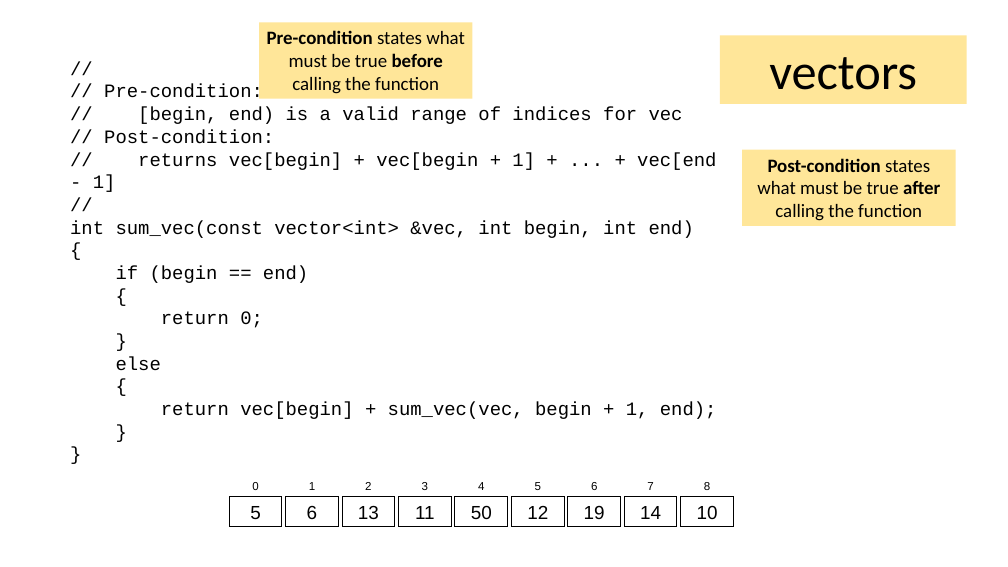
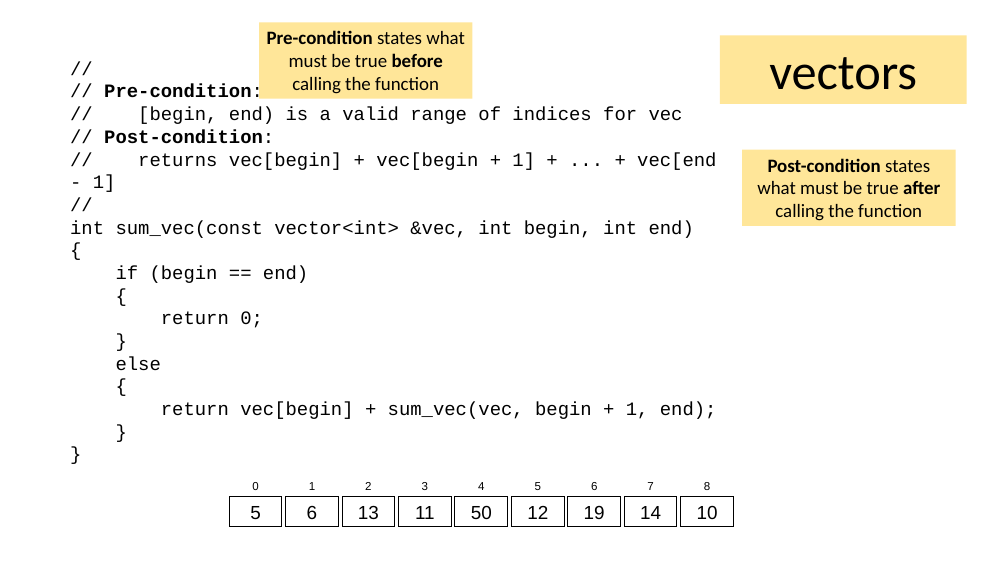
Before and after one commit to tjd1234/cmpt225fall2023, a slide deck: slide 24 of lecture_notes/week1/week1_intro.pptx (slide 23 before the commit). Drawn at 1008x567 pixels with LibreOffice and Linux fonts; fonts in the diff are those of the drawing. Boxes give left, top, right and bottom in pixels: in the first picture for what was removed or moved away, otherwise in the second. Text is boxed around its words. In the diff, an @@ line names an element or a change of style, - is before the commit and + after.

```diff
--- a/lecture_notes/week1/week1_intro.pptx
+++ b/lecture_notes/week1/week1_intro.pptx
@@ text at [104, 84, 274, 144]: bold on in "Pre-condition:", "Post-condition:" @@
```
Also in this commit, not shown: 8 other slides changed, 2 slides added, 1 slide removed, 1 other file.
